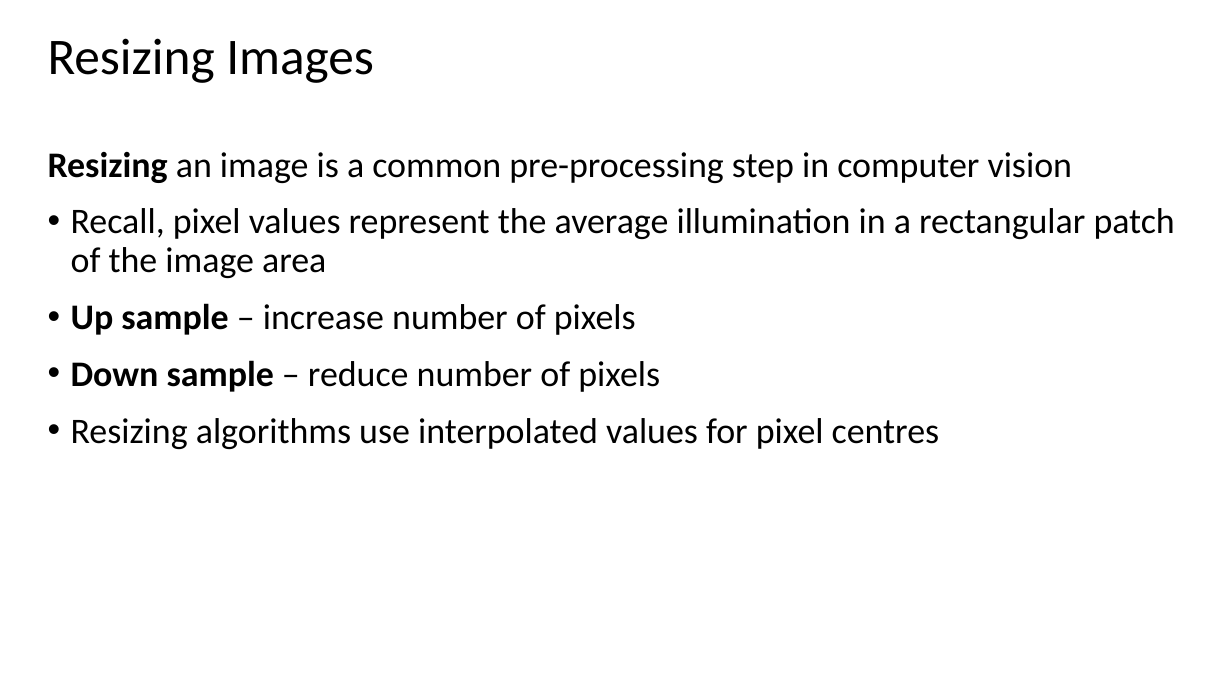
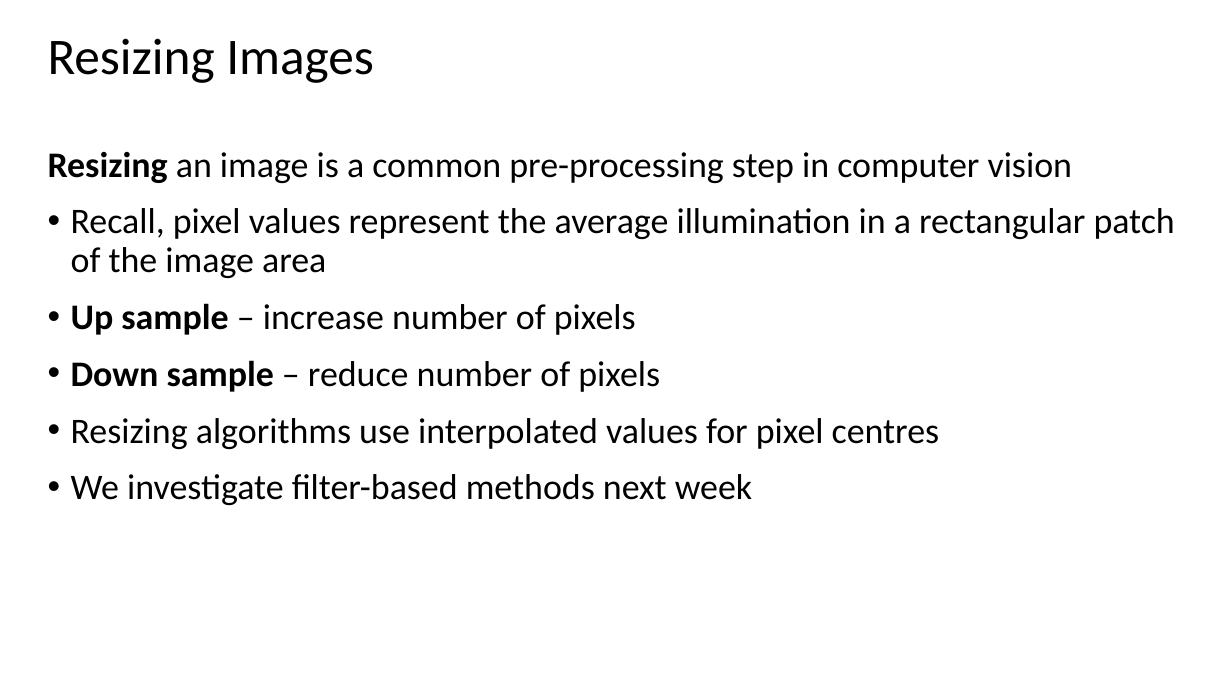
Before and after one commit to StephenElston/CSCI-E25, a slide deck: slide 35 of Slides/1_Introduction.pptx. Drawn at 1232x693 pixels with LibreOffice and Linux fonts; fonts in the diff are those of the drawing. Boxes give left, top, right and bottom in pixels: in the first picture for what was removed or moved away, otherwise in the second. Text is boxed around its words. In the diff, an @@ line names an element or a change of style, - is before the commit and + after.

```diff
--- a/Slides/1_Introduction.pptx
+++ b/Slides/1_Introduction.pptx
@@ text at (71,474,752,505): paragraph added @@
+• We investigate filter-based methods next week
```
Also in this commit, not shown: 7 other slides changed.
